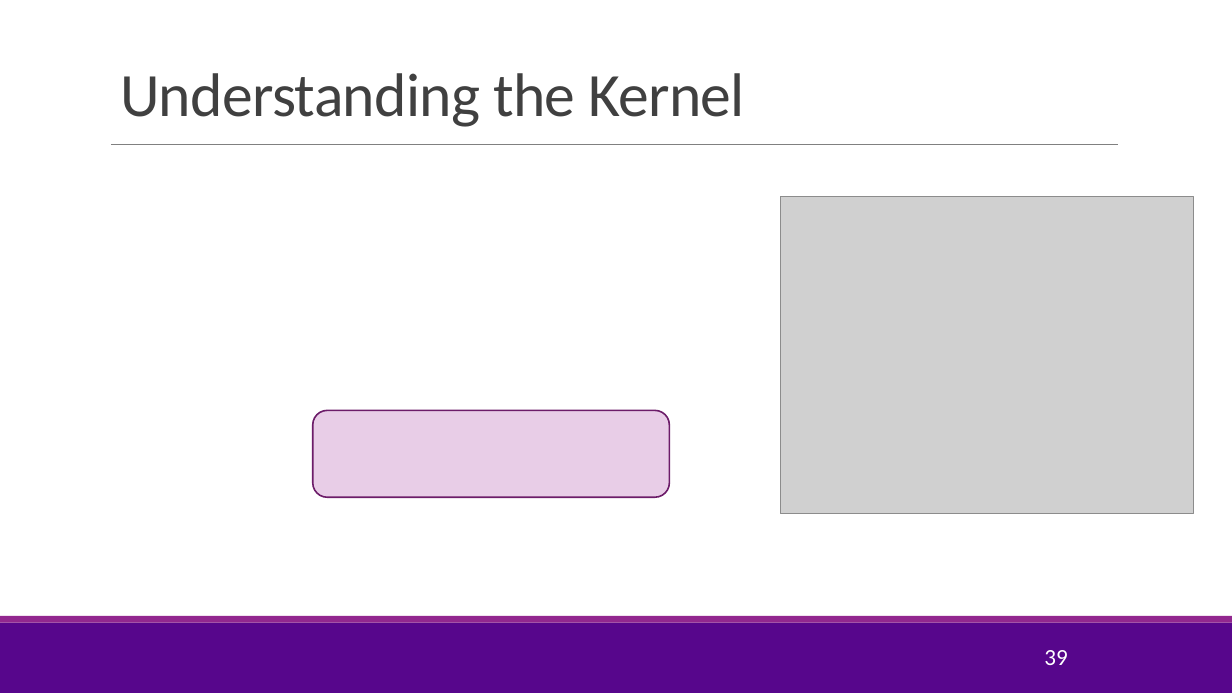
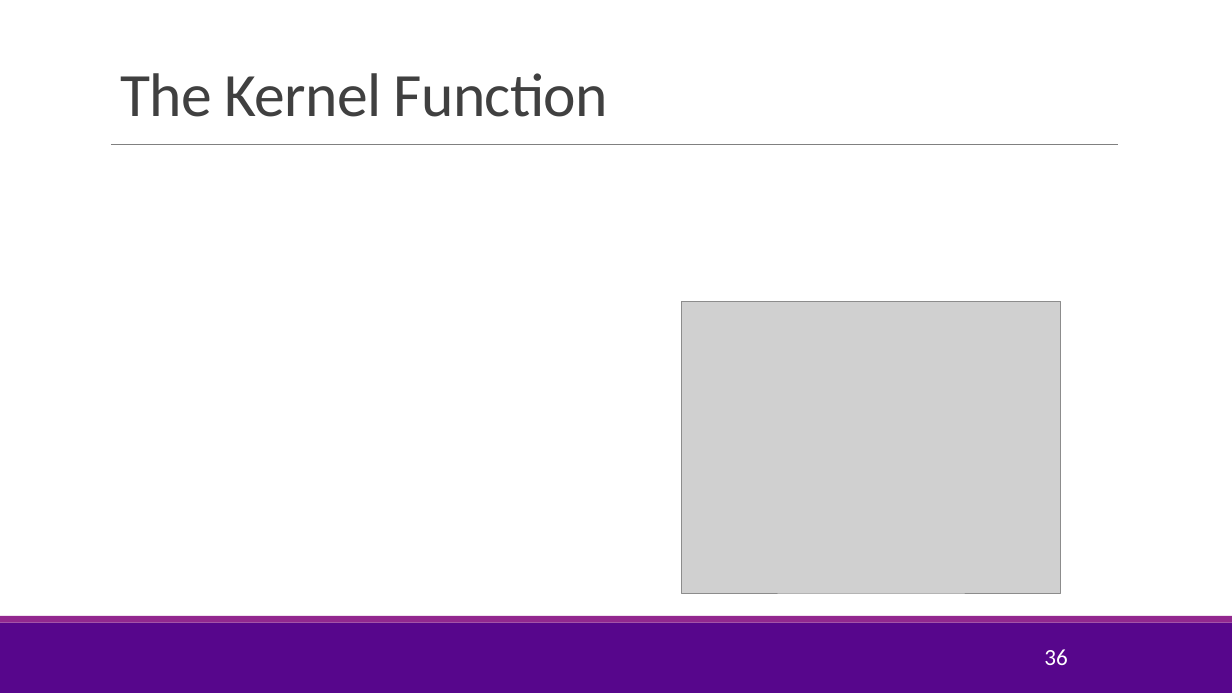
Before and after one commit to sdrangan/introml, a slide deck: slide 36 of lectures/Lect08_SVM.pptx (slide 39 before the commit). Drawn at 1232x693 pixels with LibreOffice and Linux fonts; fonts in the diff are those of the drawing; grey boxes stand for pictures; background and template pictures are left out. Boxes give left, top, right and bottom in pixels: in the first picture for what was removed or moved away, otherwise in the second. Text is boxed around its words. In the diff, an @@ line names an element or a change of style, - is before the commit and + after.

Commit message:
Modified kernel section of the lecture to better explain the concepts

```diff
--- a/lectures/Lect08_SVM.pptx
+++ b/lectures/Lect08_SVM.pptx
@@ title at <box>120,73,608,117</box>: text changed @@
-Understanding the Kernel
+The Kernel Function
@@ picture: place and size @@
-picture at <box>781,196,1194,514</box>
+picture at <box>682,301,1061,593</box>
@@ rounded rectangle removed at <box>312,410,669,497</box> @@
@@ page number at <box>1044,649,1067,665</box>: text changed @@
-39
+36
```
Also in this commit, not shown: 7 other slides changed, 4 slides added, 1 slide removed, 3 other files.
